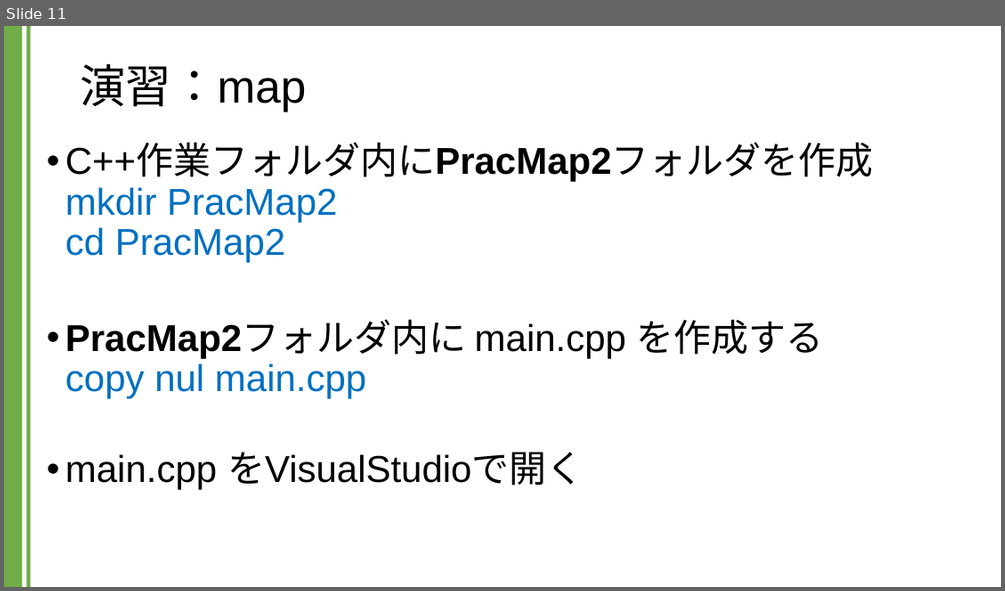
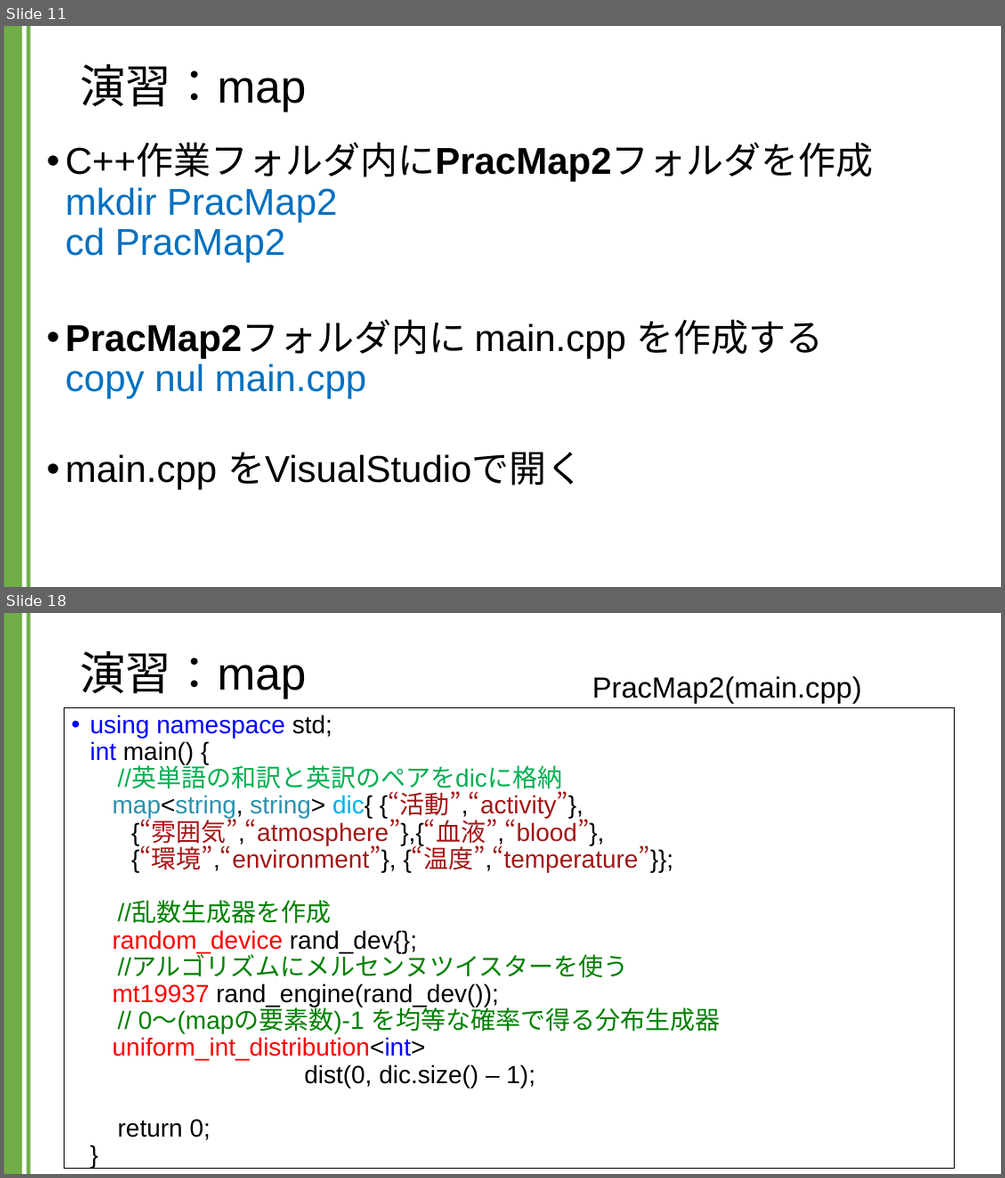
Before and after one commit to kic-murata/cpp2024, a slide deck: 授業資料/演習課題：map.pptx. Shown one above the other, each under a label of ours: slide 11 before the commit, slides 11 and 18 after it; the slides between them are not shown. The pictures are 1005x591 and 1005x1178 pixels, drawn with LibreOffice and Linux fonts; fonts in the diff are those of the drawing. Boxes give left, top, right and bottom in pixels: in the first picture for what was removed or moved away, otherwise in the second. Text is boxed around its words. In the diff, an @@ line names an element or a change of style, - is before the commit and + after.

```diff
--- a/授業資料/演習課題：map.pptx
+++ b/授業資料/演習課題：map.pptx
@@ slide 18 added at [4, 613, 1001, 1174], background #FFFFFF; not listed: 2 template elements that a slide beside it also shows @@
@@ title added at [80, 651, 306, 699], 44 pt, text #000000 @@
+演習：map
@@ text added at [592, 676, 862, 703], 28 pt, text #000000 @@
+PracMap2(main.cpp)
@@ text added at [64, 708, 955, 1167], fill #FFFFFF, outline #000000 0.75 pt, 24 pt, text #000000 @@
+• using namespace std;
+  int main() {
+  //英単語の和訳と英訳のペアをdicに格納
+  map<string, string> dic{ {“活動”,“activity”},
+  {“雰囲気”,“atmosphere”},{“血液”,“blood”},
+  {“環境”,“environment”}, {“温度”,“temperature”}};
+  //乱数生成器を作成
+  random_device rand_dev{};
+  //アルゴリズムにメルセンヌツイスターを使う
+  mt19937 rand_engine(rand_dev());
+  // 0～(mapの要素数)-1 を均等な確率で得る分布生成器
+  uniform_int_distribution<int>
+  dist(0, dic.size() – 1);
+  return 0;
+  }
```
Also in this commit, not shown: 8 other slides added, 1 other file.
